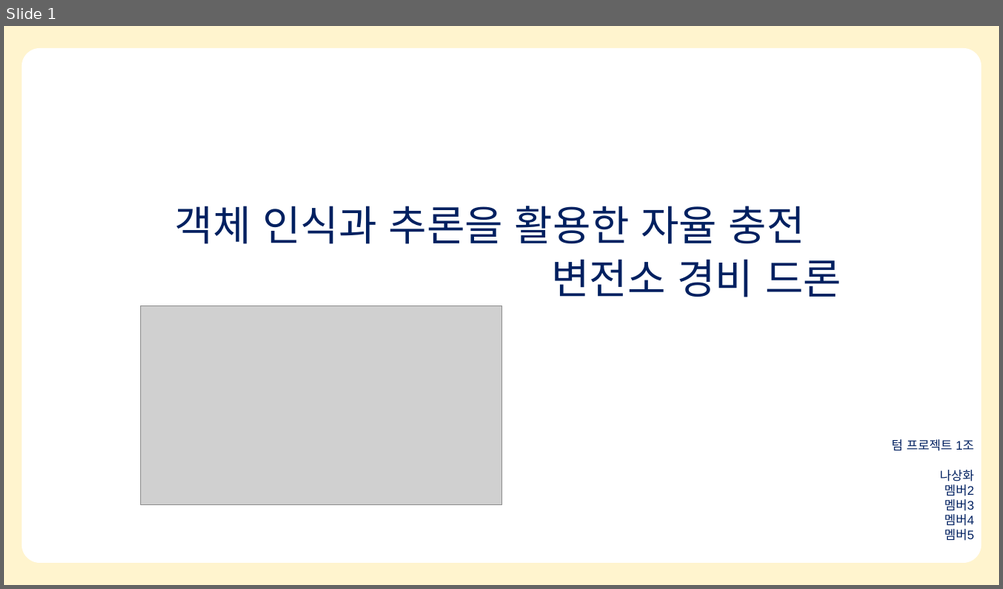
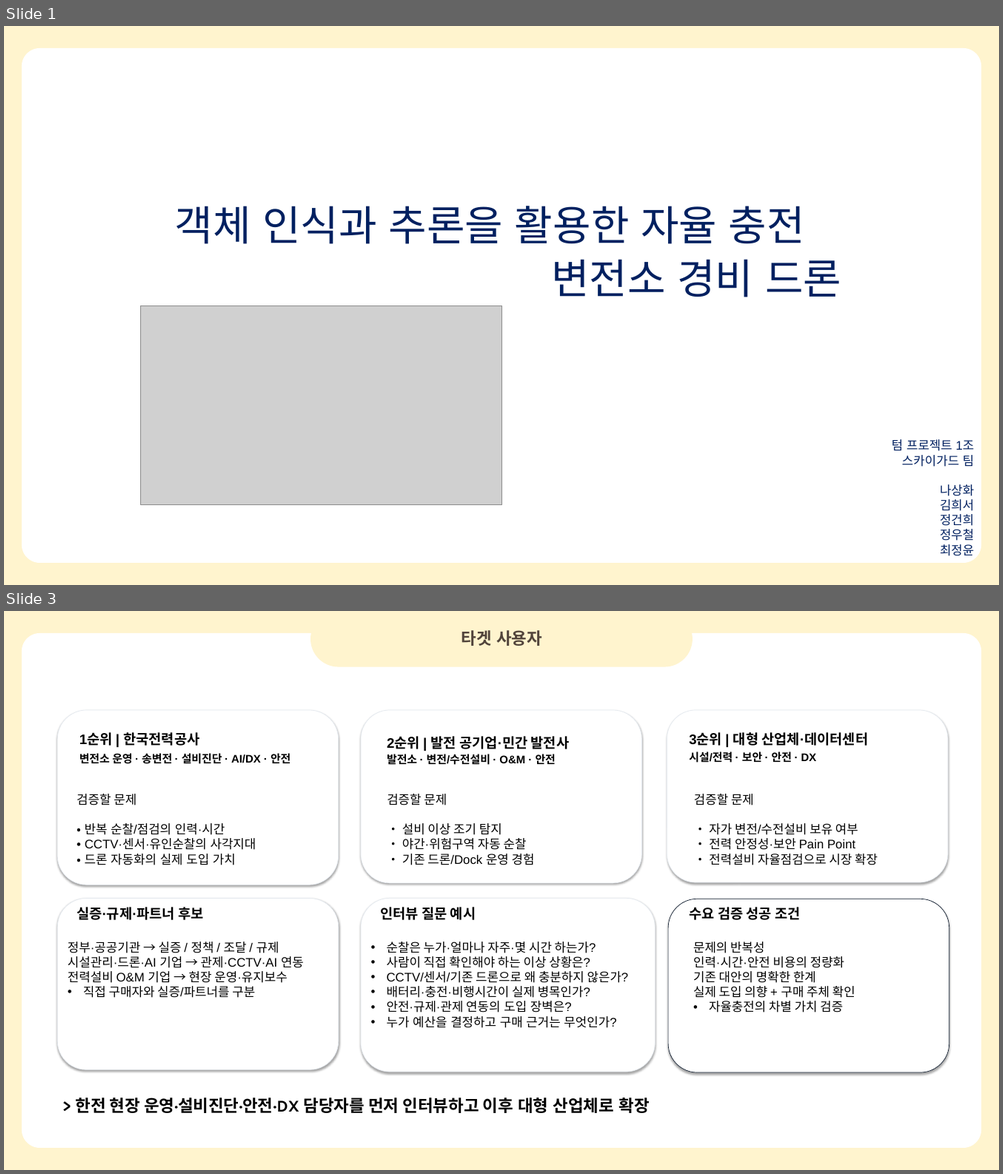
Before and after one commit to Sanghwa-Na/Codyssey, a slide deck: 입학연수과정/텀 프로젝트/객체 인식과 추론을 활용한 자율 충전 변전소 드론.pptx. Shown one above the other, each under a label of ours: slide 1 before the commit, slides 1 and 3 after it; the slides between them are not shown. The pictures are 1003x589 and 1003x1174 pixels, drawn with LibreOffice and Linux fonts; fonts in the diff are those of the drawing; grey boxes stand for pictures. Boxes give left, top, right and bottom in pixels: in the first picture for what was removed or moved away, otherwise in the second. Text is boxed around its words. In the diff, an @@ line names an element or a change of style, - is before the commit and + after.

```diff
--- a/입학연수과정/텀 프로젝트/객체 인식과 추론을 활용한 자율 충전 변전소 드론.pptx
+++ b/입학연수과정/텀 프로젝트/객체 인식과 추론을 활용한 자율 충전 변전소 드론.pptx
@@ slide 3 added at bbox=[4, 611, 999, 1170], background #FFFFFF; not listed: 2 template elements that a slide beside it also shows @@
@@ freeform shape added at bbox=[310, 611, 692, 667], fill #FFF4CE @@
@@ text added at bbox=[461, 630, 542, 646], 24 pt, text #51443B, bold @@
+타겟 사용자
@@ rounded rectangle added at bbox=[57, 710, 338, 885], fill #FFFFFF, outline #E4E9EF 0.75 pt @@
@@ rounded rectangle added at bbox=[361, 710, 642, 883], fill #FFFFFF, outline #E4E9EF 0.75 pt @@
@@ rounded rectangle added at bbox=[667, 710, 948, 883], fill #FFFFFF, outline #E4E9EF 0.75 pt @@
@@ text added at bbox=[79, 732, 199, 746], 20 pt, text #000000, bold @@
+1순위 | 한국전력공사
@@ text added at bbox=[387, 736, 569, 749], 20 pt, text #000000, bold @@
+2순위 | 발전 공기업·민간 발전사
@@ text added at bbox=[688, 732, 868, 746], 20 pt, text #000000, bold @@
+3순위 | 대형 산업체·데이터센터
@@ text added at bbox=[79, 753, 290, 764], 16 pt, text #000000, bold @@
+변전소 운영 · 송변전 · 설비진단 · AI/DX · 안전
@@ text added at bbox=[387, 754, 555, 765], 16 pt, text #000000, bold @@
+발전소 · 변전/수전설비 · O&M · 안전
@@ text added at bbox=[688, 752, 817, 763], 16 pt, text #000000, bold @@
+시설/전력 · 보안 · 안전 · DX
@@ text added at bbox=[77, 794, 256, 866], 18 pt, text #000000 @@
+검증할 문제
+• 반복 순찰/점검의 인력·시간
+• CCTV·센서·유인순찰의 사각지대
+• 드론 자동화의 실제 도입 가치
@@ text added at bbox=[387, 794, 535, 866], 18 pt, text #000000 @@
+검증할 문제
+• 설비 이상 조기 탐지
+• 야간·위험구역 자동 순찰
+• 기존 드론/Dock 운영 경험
@@ text added at bbox=[694, 794, 877, 866], 18 pt, text #000000 @@
+검증할 문제
+• 자가 변전/수전설비 보유 여부
+• 전력 안정성·보안 Pain Point
+• 전력설비 자율점검으로 시장 확장
@@ rounded rectangle added at bbox=[58, 898, 338, 1070], fill #FFFFFF, outline #E4E9EF 0.75 pt @@
@@ rounded rectangle added at bbox=[361, 898, 654, 1072], fill #FFFFFF, outline #E4E9EF 0.75 pt @@
@@ rounded rectangle added at bbox=[668, 899, 949, 1073], fill #FFFFFF, outline #121F31 0.75 pt @@
@@ text added at bbox=[77, 907, 203, 920], 20 pt, text #000000, bold @@
+실증·규제·파트너 후보
@@ text added at bbox=[380, 907, 475, 920], 20 pt, text #000000, bold @@
+인터뷰 질문 예시
@@ text added at bbox=[688, 907, 800, 920], 20 pt, text #000000, bold @@
+수요 검증 성공 조건
@@ text added at bbox=[68, 942, 304, 998], 18 pt, text #000000 @@
+• 정부·공공기관 → 실증 / 정책 / 조달 / 규제
+  시설관리·드론·AI 기업 → 관제·CCTV·AI 연동
+  전력설비 O&M 기업 → 현장 운영·유지보수
+  직접 구매자와 실증/파트너를 구분
@@ text added at bbox=[387, 942, 629, 1028], 18 pt, text #000000 @@
+• 순찰은 누가·얼마나 자주·몇 시간 하는가?
+• 사람이 직접 확인해야 하는 이상 상황은?
+  CCTV/센서/기존 드론으로 왜 충분하지 않은가?
+  배터리·충전·비행시간이 실제 병목인가?
+  안전·규제·관제 연동의 도입 장벽은?
+  누가 예산을 결정하고 구매 근거는 무엇인가?
@@ text added at bbox=[693, 942, 855, 1013], 18 pt, text #000000 @@
+• 문제의 반복성
+  인력·시간·안전 비용의 정량화
+  기존 대안의 명확한 한계
+  실제 도입 의향 + 구매 주체 확인
+  자율충전의 차별 가치 검증
@@ text added at bbox=[75, 1098, 649, 1113], 24 pt, text #000000, bold @@
+> 한전 현장 운영·설비진단·안전·DX 담당자를 먼저 인터뷰하고 이후 대형 산업체로 확장
@@ slide 1 changed as well @@
@@ text at bbox=[902, 455, 973, 467]: paragraph added @@
+스카이가드 팀
@@ text at bbox=[939, 500, 973, 557]: text changed @@
-멤버2
-멤버3
-멤버4
-멤버5
+김희서
+정건희
+정우철
+최정윤
```
Also in this commit, not shown: 1 other slide changed, 5 other slides added, 8 slides removed.
